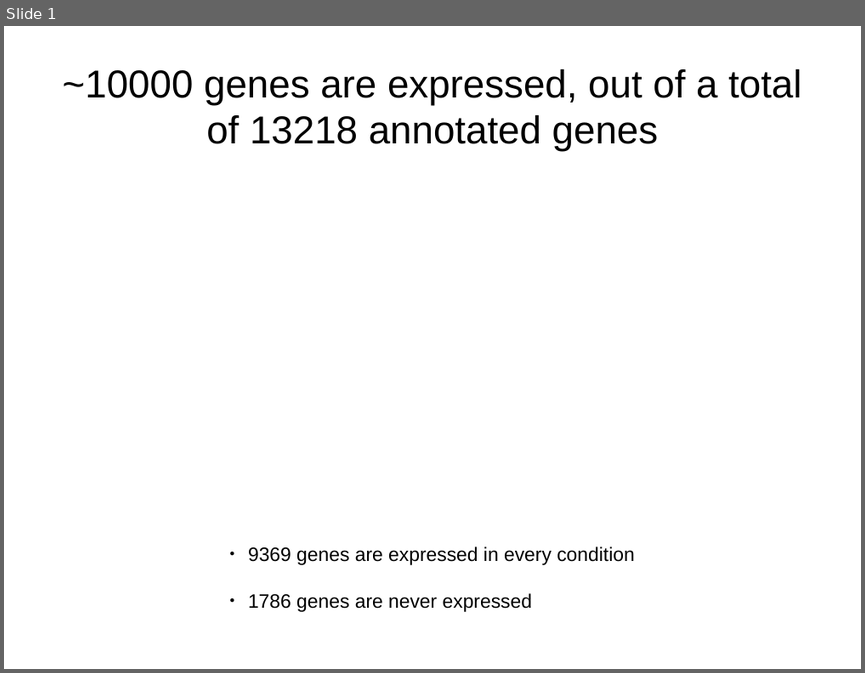
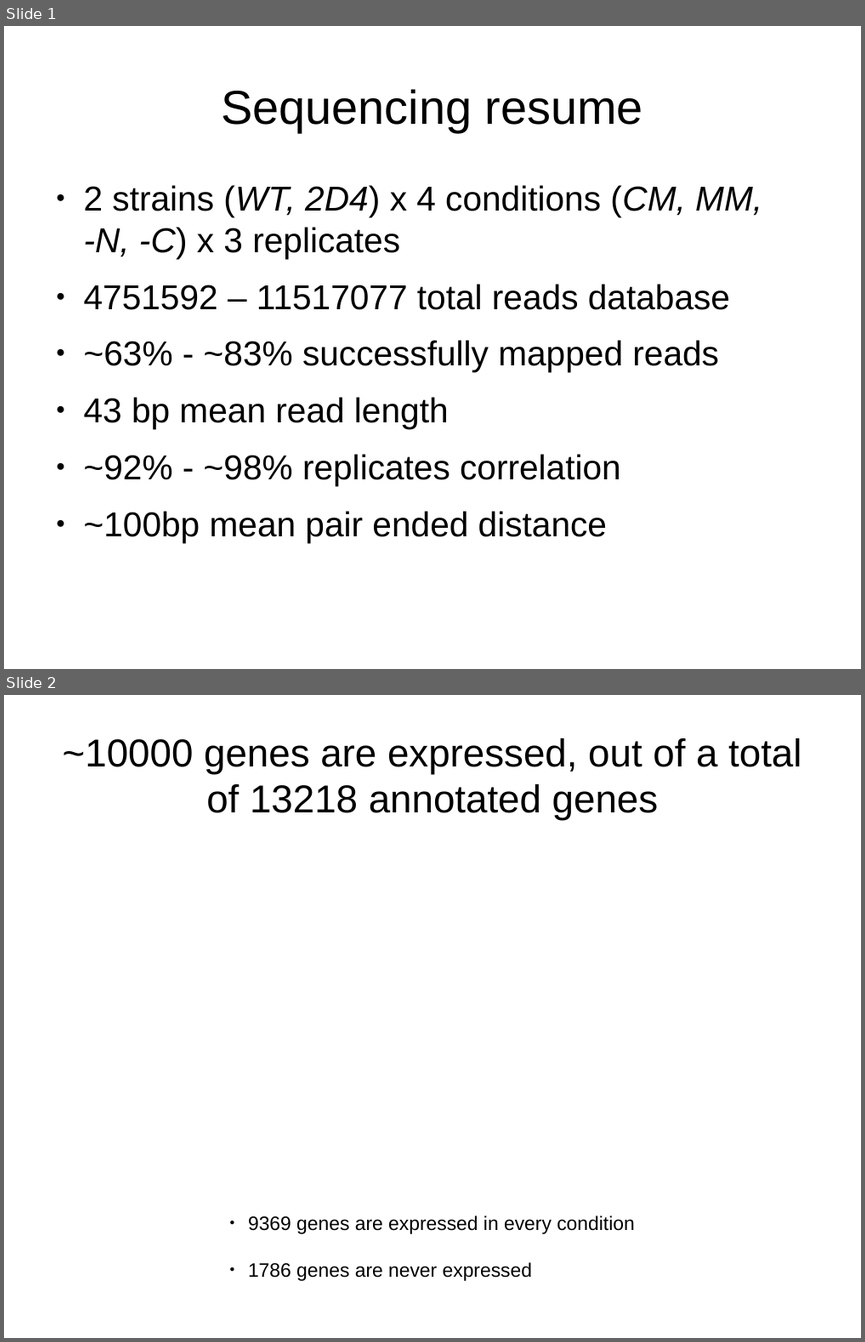
Before and after one commit to wilkinsonlab/m-oryzae-polya, a slide deck: oryzae_data.odp. Shown one above the other, each under a label of ours: slide 1 before the commit, slides 1 and 2 after it. The pictures are 865x673 and 865x1342 pixels, drawn with LibreOffice and Linux fonts; fonts in the diff are those of the drawing. Boxes give left, top, right and bottom in pixels: in the first picture for what was removed or moved away, otherwise in the second. Text is boxed around its words. In the diff, an @@ line names an element or a change of style, - is before the commit and + after.

```diff
--- a/oryzae_data.odp
+++ b/oryzae_data.odp
@@ slide 1 added at (4,26,861,669), background #FFFFFF @@
@@ title added at (221,89,643,132), 44 pt, text #000000 @@
+Sequencing resume
@@ text added at (84,185,762,542), 32 pt, text #000000 @@
+● 2 strains (WT, 2D4) x 4 conditions (CM, MM, -N, -C) x 3 replicates
+● 4751592 – 11517077 total reads database
+● ~63% - ~83% successfully mapped reads
+● 43 bp mean read length
+● ~92% - ~98% replicates correlation
+● ~100bp mean pair ended distance
@@ what was slide 1 is now slide 2 @@
```
Also in this commit, not shown: 15 slides changed, 10 other slides added, 1 slide removed, 2 other files.
